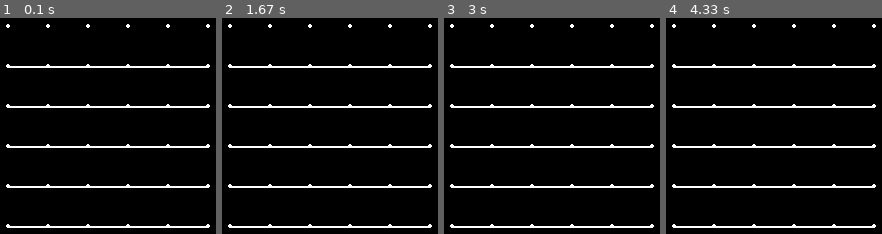
Above: before the commit, frames 1-4 (left to right).
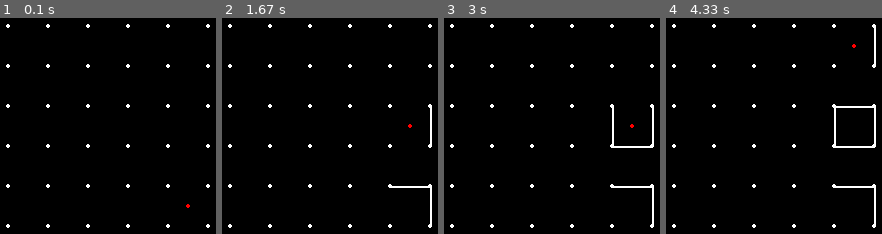
Above: after the commit, the same moments.

Repository: SleepFoxx/Dots-and-boxes
Game: pygame game, started from dots-and-boxes-pygame.py
Same seed, same stepped clock (60 frames per second), same inputs: the game is played once before the commit and once after it.
Inputs (mouse positions are in pixels of both pictures, inside the frame that each line leads up to):
- Up to frame 1 (0.1 s): no input
- Up to frame 2 (1.67 s): hold Right 0.33-0.8 s; hold Up 0.83-1.13 s; press the mouse at (409, 126) at 1.2 s; move the mouse to (368, 160) at 1.3 s; release the mouse at (325, 192) at 1.43 s; hold Right from 1.5 s (still down)
- Up to frame 3 (3 s): release Right at 1.97 s; hold Left 2-2.53 s; hold Down 2.57-2.87 s
- Up to frame 4 (4.33 s): hold Up 3.33-3.7 s; click (840, 28) at 3.78 s; hold Right from 4.07 s (still down)

The runs differ from the first frame. In frame 1, 4.0% of the frame differs, in the area x 4-96%, y 22-98%; in frame 2, 4.1%, in the area x 4-98%, y 22-98%; in frame 3, 4.1%; in frame 4, 4.1%.

Commit message:
upravy v pygame verzii, uz sa vyfarbuju strany boxu, zatial iba v zavislosti od sipiek

Diff:
--- a/dots-and-boxes-pygame.py
+++ b/dots-and-boxes-pygame.py
@@ -36,7 +36,7 @@
 
 
                     ]
-        self.strany = [False, False, True, False]
+        self.strany = [False, False, False, False]
         self.vyherca = None
     def update(self, okno):
         for index,  side in enumerate(self.strany):
@@ -54,6 +54,12 @@
 
 #upravenie pozicie mysi na None
 pozicia = None
+bbox = None
+bbox = box
+hore = False
+vpravo = False
+vlavo = False
+dole = False
 #okno hry a priebeh
 bezi = True
 while bezi:
@@ -66,6 +72,29 @@
             pozicia = event.pos
         if event.type == pygame.MOUSEBUTTONUP:
             pozicia = None
+        if event.type == pygame.KEYDOWN:
+
+            if event.key == pygame.K_UP:
+                hore = True
+            if event.key == pygame.K_DOWN:
+                dole = True
+            if event.key == pygame.K_LEFT:
+                vlavo = True
+            if event.key == pygame.K_RIGHT:
+                vpravo = True
+
+
+        if event.type == pygame.KEYUP:
+            if event.key == pygame.K_UP:
+                hore = False
+            if event.key == pygame.K_DOWN:
+                dole = False
+            if event.key == pygame.K_LEFT:
+                vlavo = False
+            if event.key == pygame.K_RIGHT:
+                vpravo = False
+
+
     #vykreslenie hracej plochy
     for r in range(riadky+1):
         for c in range(stlpce+1):
@@ -77,9 +106,19 @@
     for box in boxy:
         box.update(okno)
         if pozicia and box.rect.collidepoint(pozicia):
-            print(box.rect)
-            pygame.draw.circle(okno, cervena, (box.rect.centerx, box.rect.centery), 2)
+            bbox = box
+        if bbox:
+            index = bbox.index
+            pygame.draw.circle(okno, cervena, (bbox.rect.centerx, bbox.rect.centery), 2)
 
+            if hore:
+                bbox.strany[0] = True
+            if vpravo:
+                bbox.strany[1] = True
+            if dole:
+                bbox.strany[2] = True
+            if vlavo:
+                bbox.strany[3] = True
 
     #updatovanie hry aby sme videli vsetky akcie ktore vykoname
     pygame.display.update()
